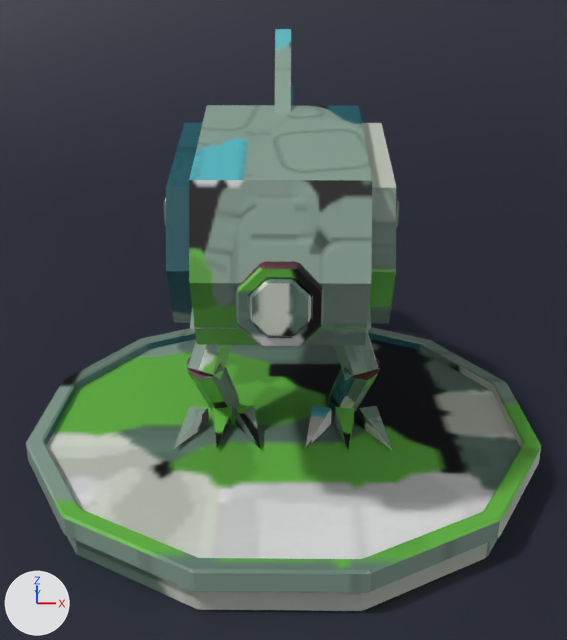
Two versions of the Blender file assets/models/art/boss5/WalkingFish.blend, one commit apart.
Before and after are seen from a camera (50 mm lens) standing at (0.05, -4.34, 2.69) and looking at (0.0, 0.02, 0.88). The axes (+X, +Y, +Z) are drawn at lower left. The lights are the same throughout. The picture after the commit comes second.

The first picture shows 'Art_WalkingFish_Body', 'Art_WalkingFish_Fin', 'Art_WalkingFish_LegL', 'Art_WalkingFish_LegR', 'Art_WalkingFish_Stand', 'Floor'.
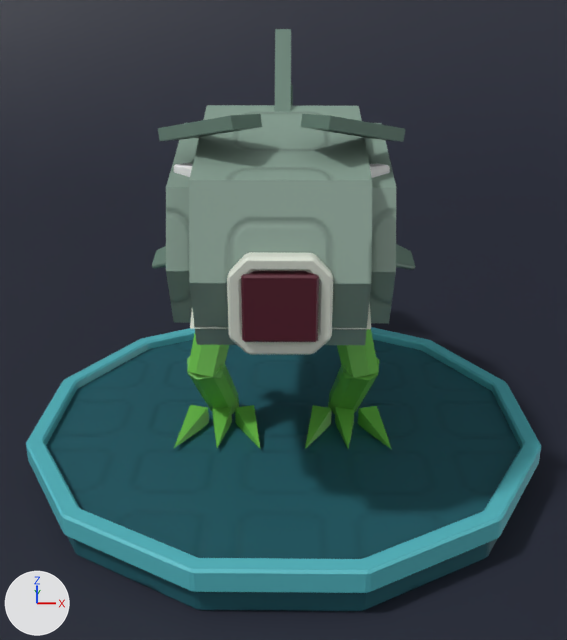
What differs and where, as boxes (x1, y1, x2, y2) in the pictures (567 x 640 px):
'Art_WalkingFish_Body', reshaped (12% wider): before (164, 105, 399, 347); after (152, 105, 416, 355)
part 1 of me_art_walkingfish_stand, surface changed: (26, 327, 541, 611) in both
part 2 of me_art_walkingfish_legl, surface changed: (305, 331, 392, 450) in both
part 3 of me_art_walkingfish_legr, surface changed: before (174, 342, 260, 448); after (174, 334, 260, 448)
part 4 of me_art_walkingfish_body, rebuilt (19% wider, 20% taller): before (236, 261, 325, 347); after (227, 252, 333, 355)
part 5 of me_art_walkingfish_body, rebuilt (25% wider, 20% taller): before (249, 278, 311, 337); after (241, 271, 319, 342)
part 6 of me_art_walkingfish_body, added: after (369, 163, 390, 178)
part 7 of me_art_walkingfish_body, added: after (396, 244, 416, 270)
part 8 of me_art_walkingfish_body, added: after (174, 163, 193, 177)
part 9 of me_art_walkingfish_body, added: after (152, 246, 166, 269)
part 10 of me_art_walkingfish_body, deleted: before (396, 197, 399, 229)
part 11 of me_art_walkingfish_body, deleted (mostly hidden): before (164, 198, 166, 226)
part 12 of me_art_walkingfish_body, added (green): after (158, 114, 405, 142)
part 13 of me_art_walkingfish_body, surface changed: (166, 105, 396, 345) in both

The edits, one by one:
me_art_walkingfish_stand has 216 vertices, 194 faces and spans x -1.5..1.5, y -1.5..1.5, z 0.0..0.28.
me_art_walkingfish_stand is used by ob_art_walkingfish_stand; location (0.0, 0.0, 0.0).
me_art_walkingfish_stand part 1: texture (UV) coordinates of 194 of 194 faces, centred in x -1.5..1.5, y -1.5..1.5, z 0.0..0.28, changed; they spanned u 0.0..0.94, v 0.0..0.93 and now span u 0.0..0.85, v 0.27..0.83.
me_art_walkingfish_legl is used by ob_art_walkingfish_legl; parent ob_art_walkingfish_stand; location (0.3, 0.1, 1.07).
me_art_walkingfish_legl had 47 vertices, 35 faces and spanned x -0.172..0.332, y -0.52..0.09, z -0.86..0.075.
me_art_walkingfish_legl now has 47 vertices, 35 faces and spans x -0.172..0.332, y -0.52..0.109, z -0.86..0.311.
me_art_walkingfish_legl part 2: texture (UV) coordinates of 35 of 35 faces, centred in x -0.136..0.296, y -0.326..0.0, z -0.847..0.0, changed; they spanned u 0.02..0.97, v 0.0..1.0 and now span u 0.0..0.99, v 0.0..0.97.
Edits to the shape of me_art_walkingfish_legl do not show in these pictures.
me_art_walkingfish_legr is used by ob_art_walkingfish_legr; parent ob_art_walkingfish_stand; location (-0.3, 0.1, 1.07).
me_art_walkingfish_legr had 47 vertices, 35 faces and spanned x -0.332..0.172, y -0.52..0.09, z -0.86..0.075.
me_art_walkingfish_legr now has 47 vertices, 35 faces and spans x -0.332..0.172, y -0.52..0.109, z -0.86..0.311.
me_art_walkingfish_legr part 3: texture (UV) coordinates of 35 of 35 faces, centred in x -0.296..0.136, y -0.326..0.0, z -0.847..0.0, changed; they spanned u 0.0..0.97, v 0.0..1.0 and now span u 0.03..0.99, v 0.08..0.97.
Edits to the shape of me_art_walkingfish_legr do not show in these pictures.
me_art_walkingfish_body is used by ob_art_walkingfish_body; parent ob_art_walkingfish_stand; location (0.0, 0.1, 1.52).
me_art_walkingfish_body had 238 vertices, 184 faces and spanned x -0.53..0.53, y -1.4..1.1, z -0.45..0.65.
me_art_walkingfish_body now has 268 vertices, 208 faces and spans x -0.76..0.76, y -1.4..1.1, z -0.45..0.7.
me_art_walkingfish_body part 4: the loose piece of 84 vertices spanning x -0.18..0.18, y -1.38..-1.28, z -0.23..0.13 is rebuilt with 90 vertices and now spans x -0.22..0.22, y -1.38..-1.28, z -0.27..0.17.
me_art_walkingfish_body part 5: the loose piece of 48 vertices spanning x -0.13..0.13, y -1.4..-1.3, z -0.18..0.08 is rebuilt with 24 vertices and now spans x -0.16..0.16, y -1.4..-1.3, z -0.2..0.1.
me_art_walkingfish_body part 6: a new loose piece of 16 vertices spanning x 0.17..0.5, y -1.1..-0.84, z 0.1..0.46, in mat_art_walkingfish.
me_art_walkingfish_body part 7: a new loose piece of 16 vertices spanning x 0.47..0.76, y -0.35..-0.04, z -0.31..-0.06, in mat_art_walkingfish.
me_art_walkingfish_body part 8: a new loose piece of 16 vertices spanning x -0.5..-0.17, y -1.1..-0.84, z 0.1..0.46, in mat_art_walkingfish.
me_art_walkingfish_body part 9: a new loose piece of 16 vertices spanning x -0.76..-0.47, y -0.35..-0.04, z -0.31..-0.06, in mat_art_walkingfish.
me_art_walkingfish_body part 10: the loose piece of 28 vertices spanning x 0.24..0.53, y -1.0..-0.93, z 0.11..0.39 is deleted.
me_art_walkingfish_body part 11: the loose piece of 28 vertices spanning x -0.53..-0.24, y -1.0..-0.93, z 0.11..0.39 is deleted.
me_art_walkingfish_body part 12: 16 vertices added at x -0.54..0.54, y -1.13..-0.74, z 0.55..0.7.
me_art_walkingfish_body part 13: 26 kept faces spanning x -0.5..0.5, y -1.35..1.1, z -0.45..0.65 get new texture (UV) coordinates.
Other edits to the shape of me_art_walkingfish_body do not show in these pictures.
